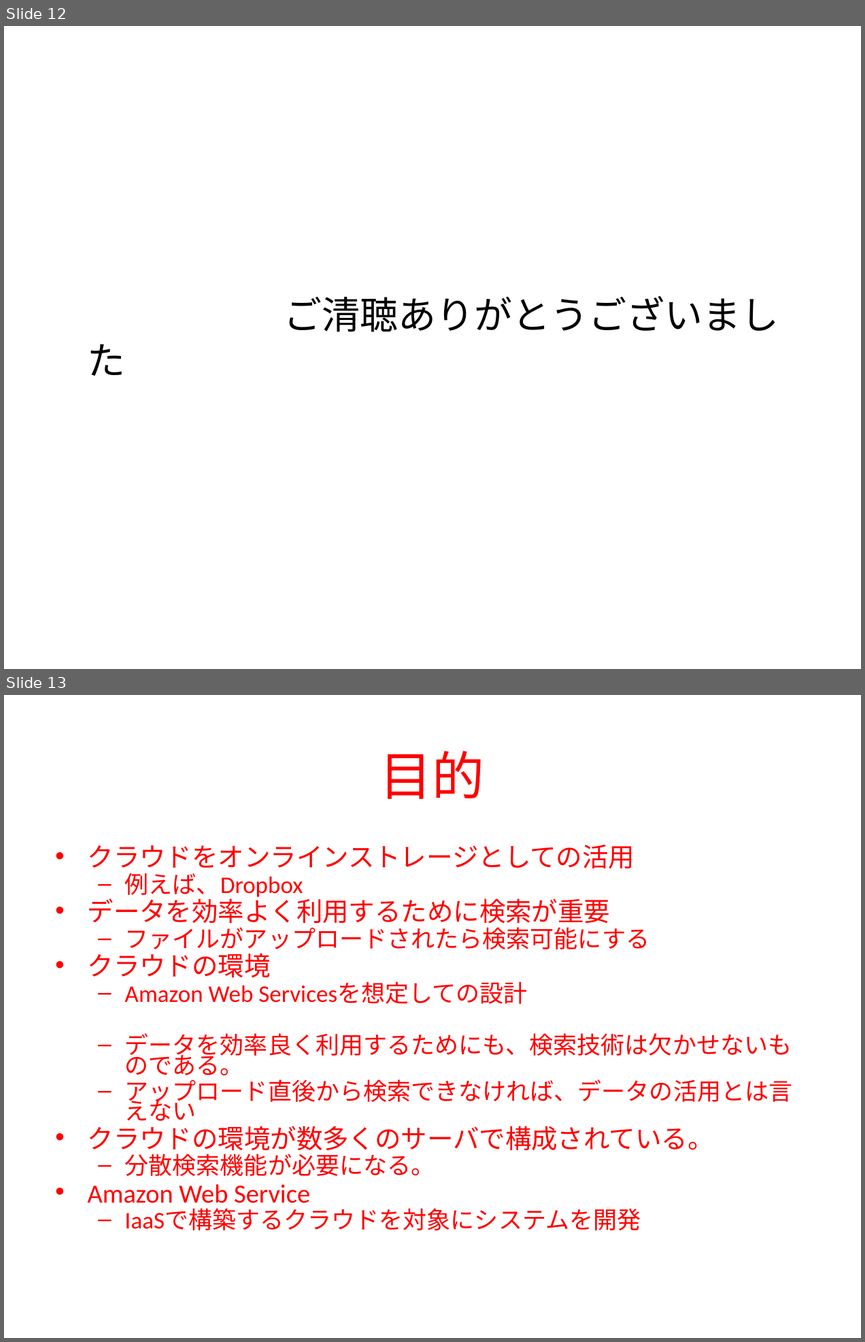
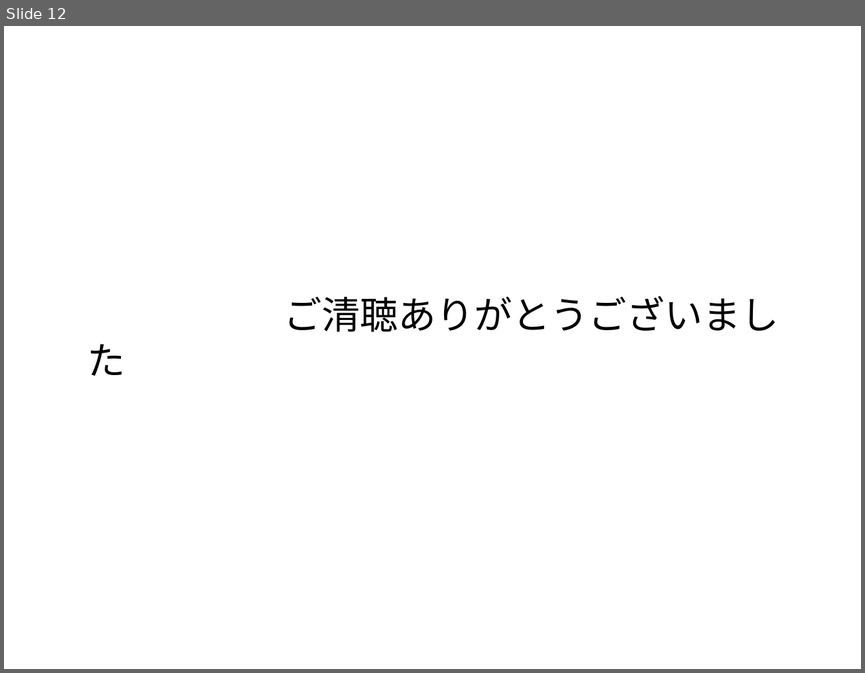
Before and after one commit to yu-icchi/cloud-search-engine, a slide deck: demo/sample.ppt. Shown one above the other, each under a label of ours: slides 12 and 13 before the commit, slide 12 after it. The pictures are 865x1342 and 865x673 pixels, drawn with LibreOffice and Linux fonts; fonts in the diff are those of the drawing. Boxes give left, top, right and bottom in pixels: in the first picture for what was removed or moved away, otherwise in the second. Text is boxed around its words. In the diff, an @@ line names an element or a change of style, - is before the commit and + after.

```diff
--- a/demo/sample.ppt
+++ b/demo/sample.ppt
@@ slide 13 removed at (x1=4, y1=695, x2=861, y2=1338), background #FFFFFF @@
@@ title removed at (x1=380, y1=751, x2=485, y2=799) @@
-目的
@@ text removed at (x1=88, y1=845, x2=793, y2=1230) @@
-• クラウドをオンラインストレージとしての活用
-  – 例えば、Dropbox
-• データを効率よく利用するために検索が重要
-  – ファイルがアップロードされたら検索可能にする
-• クラウドの環境
-  – Amazon Web Servicesを想定しての設計
-  – データを効率良く利用するためにも、検索技術は欠かせないものである。
-  – アップロード直後から検索できなければ、データの活用とは言えない
-• クラウドの環境が数多くのサーバで構成されている。
-  – 分散検索機能が必要になる。
-• Amazon Web Service
-  – IaaSで構築するクラウドを対象にシステムを開発
```
Also in this commit, not shown: 3 slides changed, 16 other slides removed, 3 other files.
